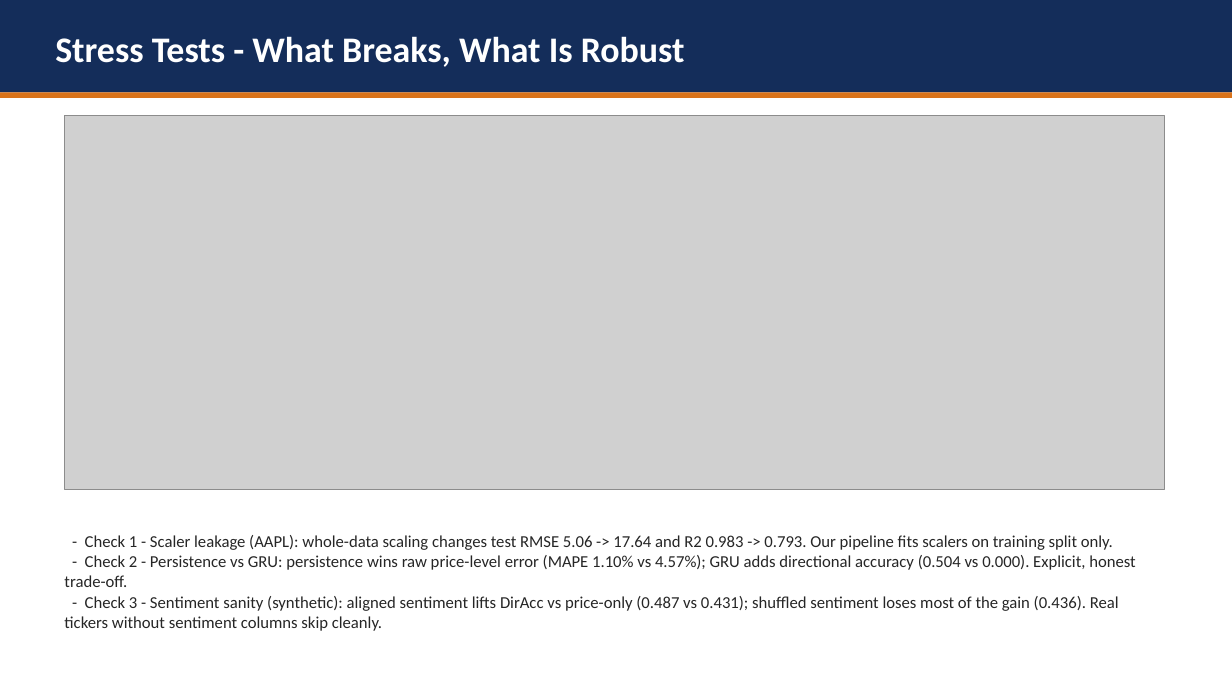
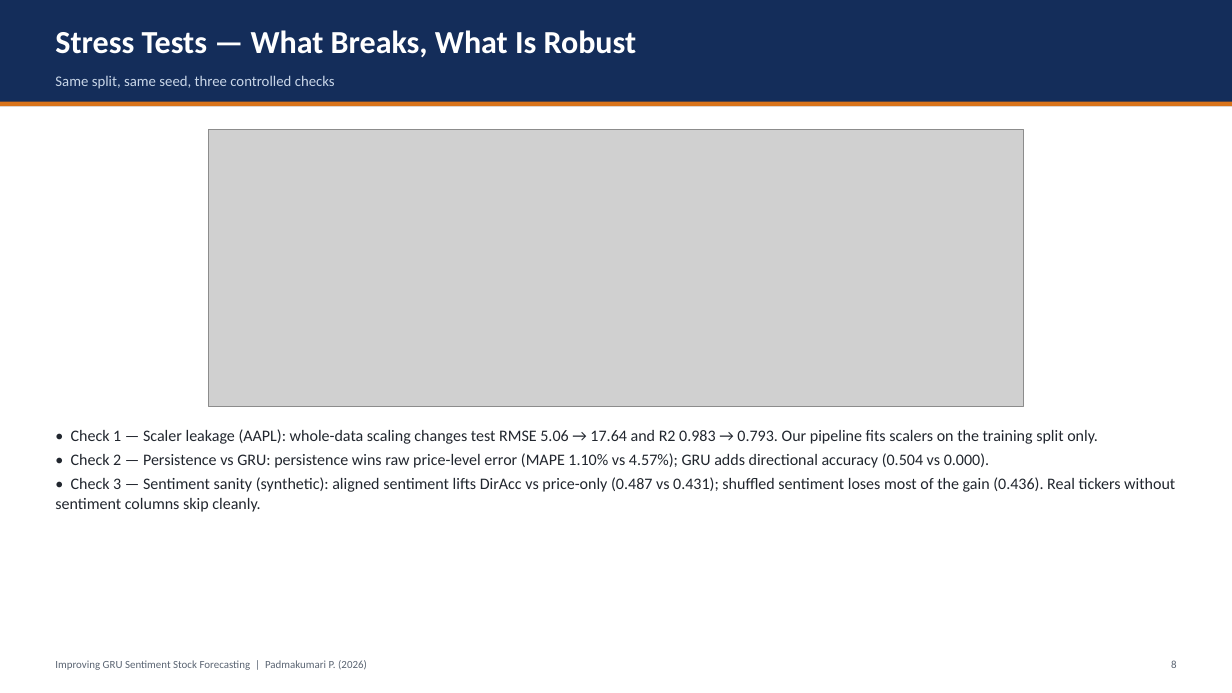
Before and after one commit to hudaifahwins/improving-gru-sentiment-stock-forecasting-padmakumari-maam, a slide deck: slide 9 of PROJECT_PRESENTATION.pptx. Drawn at 1232x693 pixels with LibreOffice and Linux fonts; fonts in the diff are those of the drawing; grey boxes stand for pictures. Boxes give left, top, right and bottom in pixels: in the first picture for what was removed or moved away, otherwise in the second. Text is boxed around its words. In the diff, an @@ line names an element or a change of style, - is before the commit and + after.

```diff
--- a/PROJECT_PRESENTATION.pptx
+++ b/PROJECT_PRESENTATION.pptx
@@ rectangle: place and size @@
-rectangle at (0,0,1232,92)
+rectangle at (0,0,1232,106)
@@ text at (55,30,637,57): text changed; size 28 to 25 pt @@
-Stress Tests - What Breaks, What Is Robust
+Stress Tests — What Breaks, What Is Robust
@@ text added at (55,75,335,89), 11.5 pt, text #C9D6E8 @@
+Same split, same seed, three controlled checks
@@ rectangle: place and size @@
-rectangle at (0,92,1232,98)
+rectangle at (0,102,1232,106)
@@ picture: place and size @@
-picture at (65,116,1165,490)
+picture at (208,129,1023,407)
@@ text at (55,429,1175,512): text changed; size 13 to 12.5 pt; text colour #262626 to #21262E @@
-- Check 1 - Scaler leakage (AAPL): whole-data scaling changes test RMSE 5.06 -> 17.64 and R2 0.983 -> 0.793. Our pipeline fits scalers on training split only.
-- Check 2 - Persistence vs GRU: persistence wins raw price-level error (MAPE 1.10% vs 4.57%); GRU adds directional accuracy (0.504 vs 0.000). Explicit, honest trade-off.
-- Check 3 - Sentiment sanity (synthetic): aligned sentiment lifts DirAcc vs price-only (0.487 vs 0.431); shuffled sentiment loses most of the gain (0.436). Real tickers without sentiment columns skip cleanly.
+• Check 1 — Scaler leakage (AAPL): whole-data scaling changes test RMSE 5.06 → 17.64 and R2 0.983 → 0.793. Our pipeline fits scalers on the training split only.
+• Check 2 — Persistence vs GRU: persistence wins raw price-level error (MAPE 1.10% vs 4.57%); GRU adds directional accuracy (0.504 vs 0.000).
+• Check 3 — Sentiment sanity (synthetic): aligned sentiment lifts DirAcc vs price-only (0.487 vs 0.431); shuffled sentiment loses most of the gain (0.436). Real tickers without sentiment columns skip cleanly.
@@ text added at (55,660,367,670), 8.5 pt, text #5A6472 @@
+Improving GRU Sentiment Stock Forecasting | Padmakumari P. (2026)
@@ text added at (1171,660,1177,668), 8.5 pt, text #5A6472 @@
+8
```
Also in this commit, not shown: 11 other slides changed.
